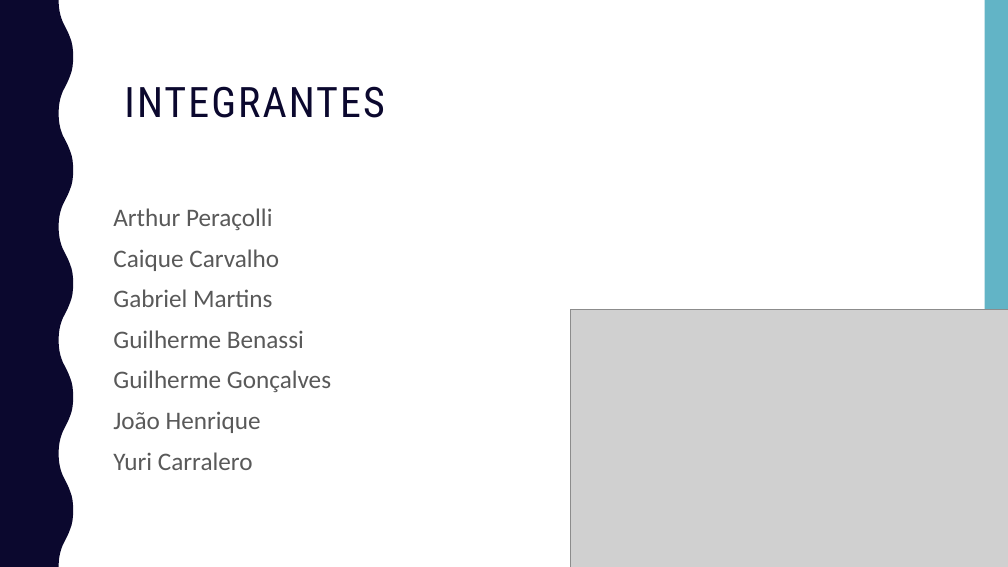
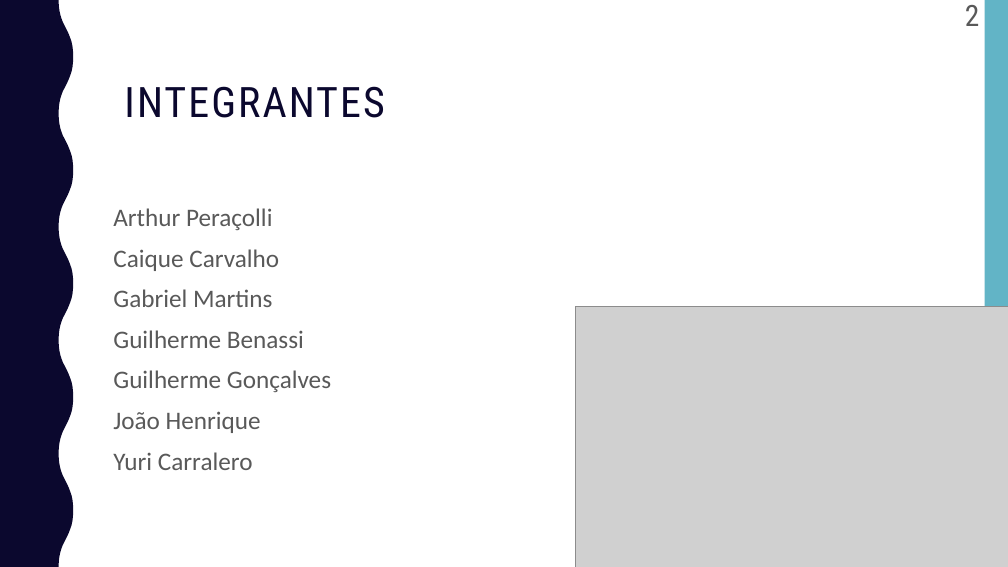
Before and after one commit to caiqueoak03/Projeto-PI, a slide deck: slide 2 of Documentação/Light ON.pptx. Drawn at 1008x567 pixels with LibreOffice and Linux fonts; fonts in the diff are those of the drawing; grey boxes stand for pictures; background and template pictures are left out. Boxes give left, top, right and bottom in pixels: in the first picture for what was removed or moved away, otherwise in the second. Text is boxed around its words. In the diff, an @@ line names an element or a change of style, - is before the commit and + after.

```diff
--- a/Documentação/Light ON.pptx
+++ b/Documentação/Light ON.pptx
@@ page number added at [965, 5, 979, 26], 28 pt, text #595959 @@
+2
@@ picture: place and size @@
-picture at [571, 309, 1008, 567]
+picture at [575, 307, 1008, 567]
```
Also in this commit, not shown: 11 other slides changed, 1 other file.
